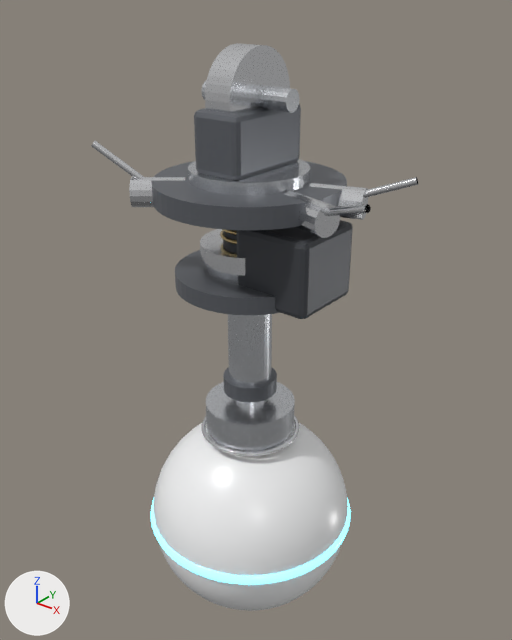
One commit to the glTF model web/models/hub.glb: the scene before it, then after it.
Before and after are seen from a 50 mm camera at (-0.234, 0.341, 1.434) aimed at (-0.399, 0.548, 1.305). Arrows for +X, +Y and +Z are at lower left; the lights stay in place. The older version comes first. Where no turn or scale is listed for an object, it has been applied to the vertices.

Objects in the first picture: 'ball', 'ball_led', 'hub_plug_body', 'hub_top_cap', 'hub_top_plate', 'lug_2', 'slide_outer', 'tether_sheave', 'tether_yoke', 'yaw_bearing', 'yaw_motor', 'yaw_plate' and 13 more.
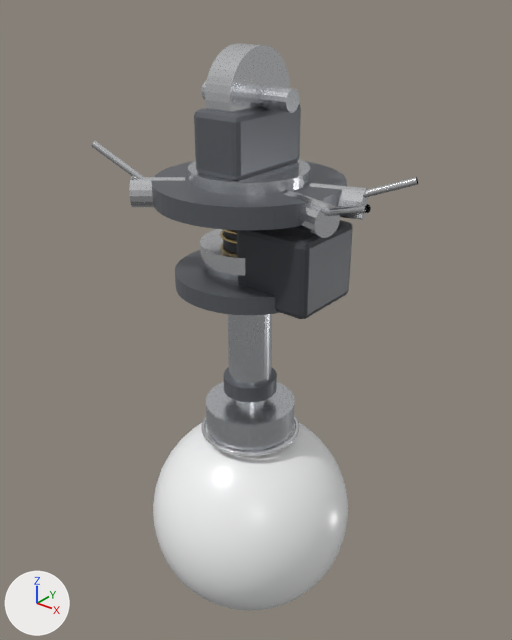
The edits, one by one:
Object 'ball_led' (ob_ball_led) is deleted.

Changed parts and their boxes (x1, y1, x2, y2) in the pictures (512 x 640 px):
'ball_led', deleted
    before: (151, 498, 351, 585)
